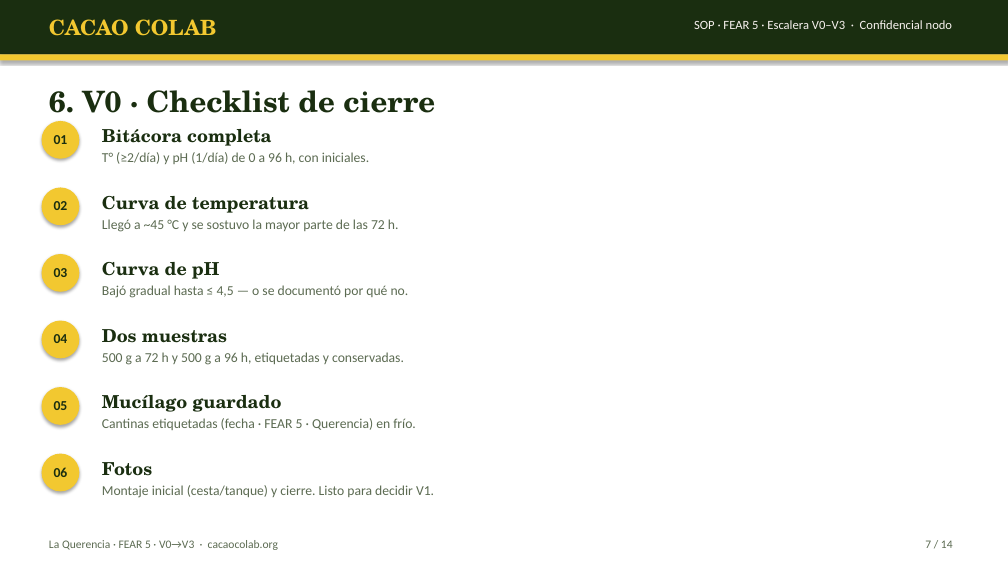
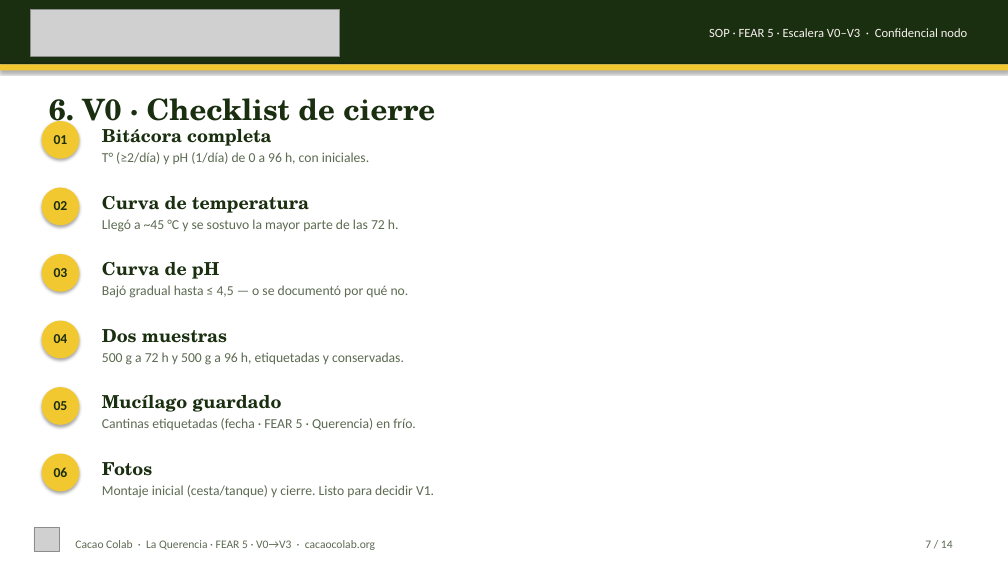
Before and after one commit to amauryamed-svg/cacao-colab, a slide deck: slide 7 of docs/sop/querencia/SOP-V0-V3-FEAR5-La-Querencia.pptx. Drawn at 1008x567 pixels with LibreOffice and Linux fonts; fonts in the diff are those of the drawing; grey boxes stand for pictures. Boxes give left, top, right and bottom in pixels: in the first picture for what was removed or moved away, otherwise in the second. Text is boxed around its words. In the diff, an @@ line names an element or a change of style, - is before the commit and + after.

```diff
--- a/docs/sop/querencia/SOP-V0-V3-FEAR5-La-Querencia.pptx
+++ b/docs/sop/querencia/SOP-V0-V3-FEAR5-La-Querencia.pptx
@@ rectangle: place and size @@
-rectangle at <box>0,0,1008,54</box>
+rectangle at <box>0,0,1008,64</box>
@@ picture added at <box>30,9,340,56</box> @@
@@ text removed at <box>49,19,217,36</box> @@
-CACAO COLAB
@@ text "SOP · FEAR 5 · ...": place and size @@
-text "SOP · FEAR 5 · ..." at <box>694,20,952,29</box>
+text "SOP · FEAR 5 · ..." at <box>709,28,967,37</box>
@@ rectangle: place and size @@
-rectangle at <box>0,54,1008,60</box>
+rectangle at <box>0,64,1008,70</box>
@@ text "6. V0 · Checklist de ...": place and size @@
-text "6. V0 · Checklist de ..." at <box>49,90,435,122</box>
+text "6. V0 · Checklist de ..." at <box>49,98,435,130</box>
@@ picture added at <box>34,528,60,552</box> @@
@@ text at <box>75,540,375,550</box>: text changed @@
-La Querencia · FEAR 5 · V0→V3 · cacaocolab.org
+Cacao Colab · La Querencia · FEAR 5 · V0→V3 · cacaocolab.org
```
Also in this commit, not shown: 13 other slides changed, 11 other files.
